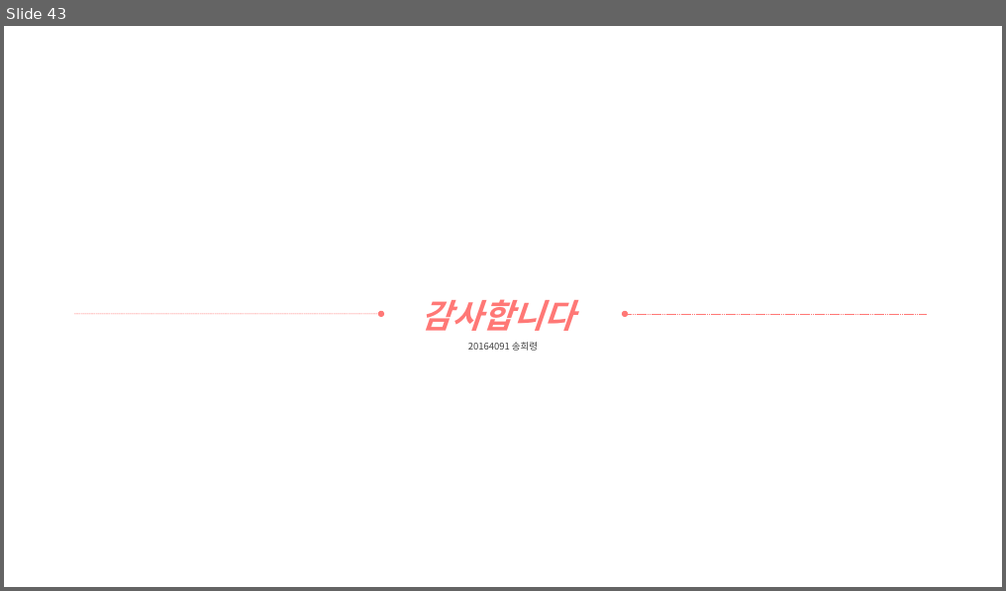
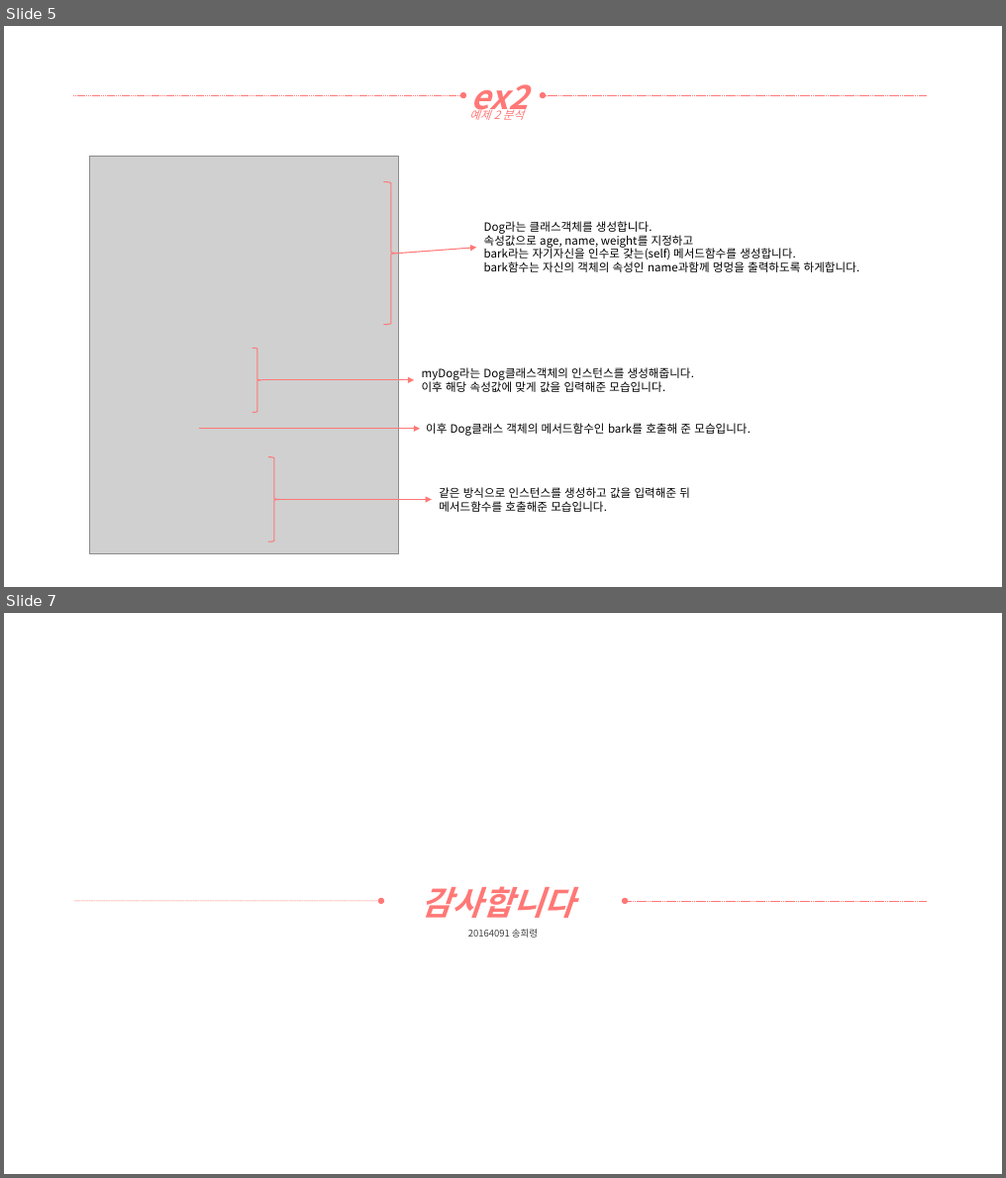
Before and after one commit to yooatom2200/Programing_Base_2, a slide deck: 1장/20164091-송희령-7주차 과제1.pptx. Shown one above the other, each under a label of ours: slide 43 before the commit, slides 5 and 7 after it; the slides between them are not shown. The pictures are 1006x591 and 1006x1178 pixels, drawn with LibreOffice and Linux fonts; fonts in the diff are those of the drawing; grey boxes stand for pictures. Boxes give left, top, right and bottom in pixels: in the first picture for what was removed or moved away, otherwise in the second. Text is boxed around its words. In the diff, an @@ line names an element or a change of style, - is before the commit and + after.

Commit message:
예제2 완성

```diff
--- a/1장/20164091-송희령-7주차 과제1.pptx
+++ b/1장/20164091-송희령-7주차 과제1.pptx
@@ slide 5 added at [4,26,1002,587], background #FFFFFF @@
@@ text added at [471,84,529,119], 32 pt, text #FF7876, bold, italic @@
+ex2
@@ arrow added from (73, 95) to (463, 95), #FF7876 0.5 pt dashed @@
@@ text added at [469,107,524,120], 11 pt, text #FF7876, italic @@
+예제 2 분석
@@ arrow added from (927, 95) to (543, 95), #FF7876 0.5 pt dashed @@
@@ picture added at [90,156,399,555] @@
@@ right brace added at [383,181,399,325], outline #FF7876 1 pt @@
@@ text added at [484,221,860,273], 11 pt, text #000000 @@
+Dog라는 클래스객체를 생성합니다.
+속성값으로 age, name, weight를 지정하고
+bark라는 자기자신을 인수로 갖는(self) 메서드함수를 생성합니다.
+bark함수는 자신의 객체의 속성인 name과함께 멍멍을 출력하도록 하게합니다.
@@ arrow added from (399, 254) to (476, 248), #FF7876 1 pt @@
@@ right brace added at [252,348,263,412], outline #FF7876 1 pt @@
@@ arrow added from (262, 380) to (414, 380), #FF7876 1 pt @@
@@ text added at [422,368,694,392], 11 pt, text #000000 @@
+myDog라는 Dog클래스객체의 인스턴스를 생성해줍니다.
+이후 해당 속성값에 맞게 값을 입력해준 모습입니다.
@@ arrow added from (199, 429) to (420, 429), #FF7876 1 pt @@
@@ text added at [426,423,750,436], 11 pt, text #000000 @@
+이후 Dog클래스 객체의 메서드함수인 bark를 호출해 준 모습입니다.
@@ right brace added at [268,458,280,542], outline #FF7876 1 pt @@
@@ arrow added from (280, 500) to (432, 500), #FF7876 1 pt @@
@@ text added at [439,487,690,512], 11 pt, text #000000 @@
+같은 방식으로 인스턴스를 생성하고 값을 입력해준 뒤
+메서드함수를 호출해준 모습입니다.
@@ what was slide 43 is now slide 7 @@
```
Also in this commit, not shown: 1 slide changed, 4 other slides added, 41 slides removed, 3 other files.
